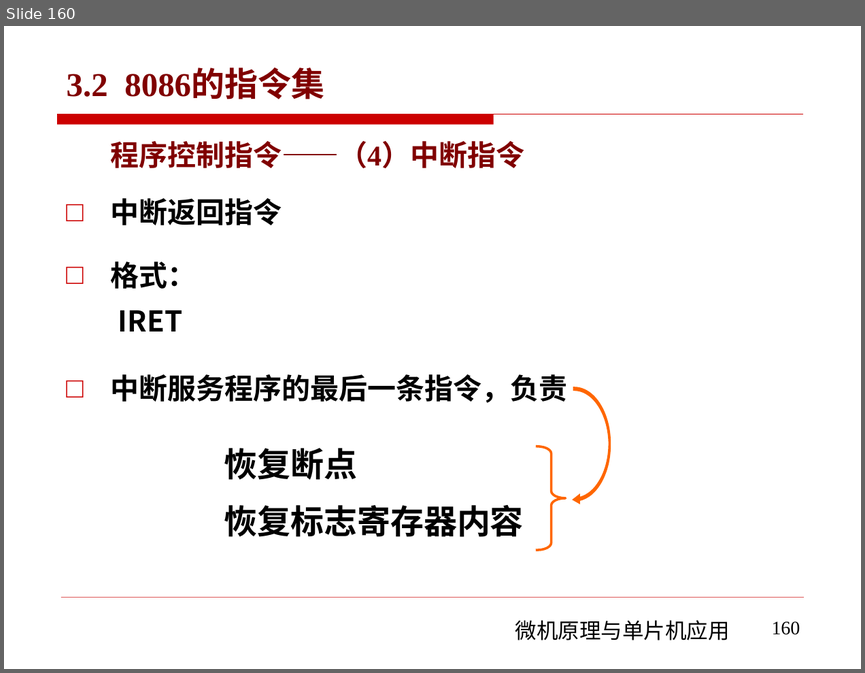
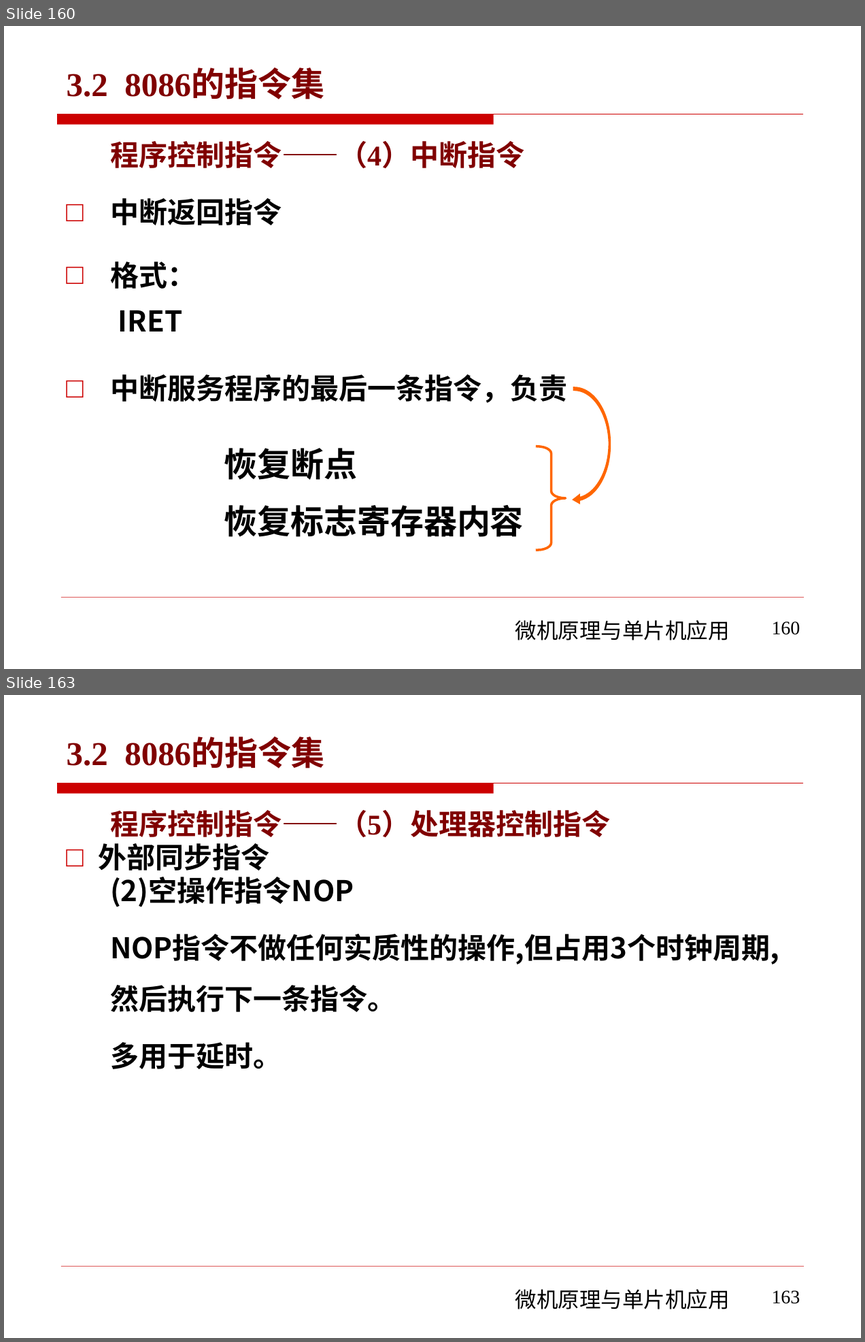
Before and after one commit to rshouc/Microcomputer, a slide deck: PPT/The Principle of Microcomputer/第三章 微机原理（8086的指令系统-指令集).pptx. Shown one above the other, each under a label of ours: slide 160 before the commit, slides 160 and 163 after it; the slides between them are not shown. The pictures are 865x673 and 865x1342 pixels, drawn with LibreOffice and Linux fonts; fonts in the diff are those of the drawing; background and template pictures are left out. Boxes give left, top, right and bottom in pixels: in the first picture for what was removed or moved away, otherwise in the second. Text is boxed around its words. In the diff, an @@ line names an element or a change of style, - is before the commit and + after.

```diff
--- a/PPT/The Principle of Microcomputer/第三章 微机原理（8086的指令系统-指令集).pptx
+++ b/PPT/The Principle of Microcomputer/第三章 微机原理（8086的指令系统-指令集).pptx
@@ slide 163 added at (4, 695, 861, 1338), background #FFFFFF; not listed: 3 template elements that a slide beside it also shows @@
@@ title added at (67, 739, 324, 768), 28 pt, text #800000, bold @@
+3.2 8086的指令集
@@ text added at (99, 810, 779, 1069), 24 pt, text #000000, bold @@
+程序控制指令——（5）处理器控制指令
+□ 外部同步指令
+(2)空操作指令NOP
+NOP指令不做任何实质性的操作,但占用3个时钟周期,然后执行下一条指令。
+多用于延时。
@@ page number added at (772, 1290, 800, 1304), 16 pt, text #000000 @@
+163
```
Also in this commit, not shown: 3 other slides added.
